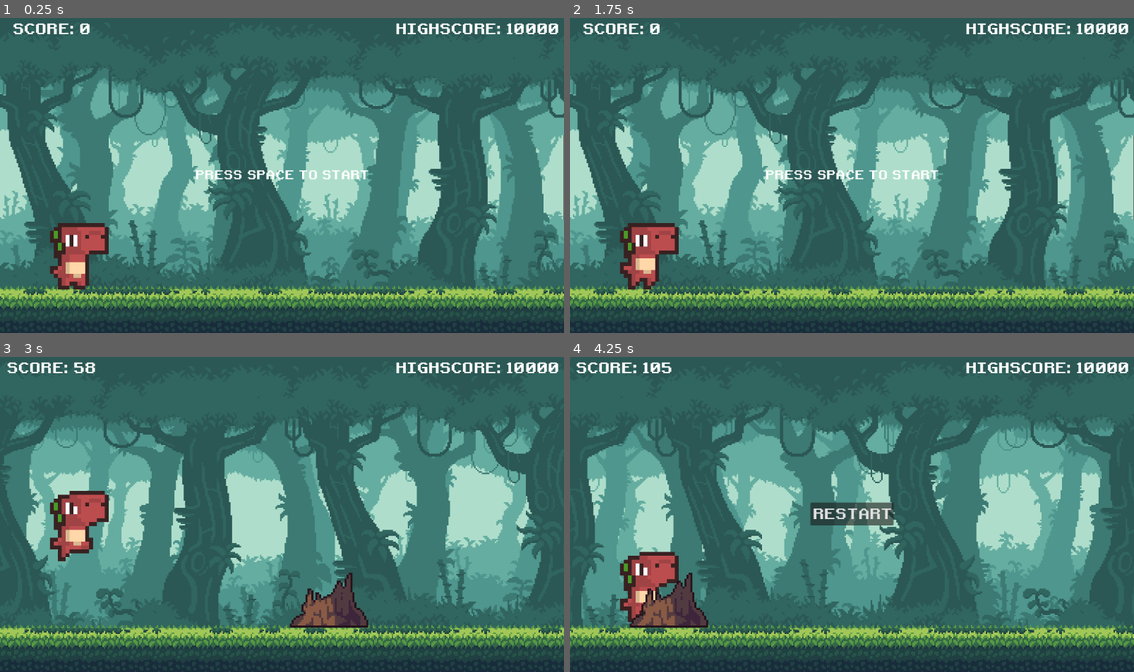
Above: before the commit, frames 1-4 (two rows, left to right).
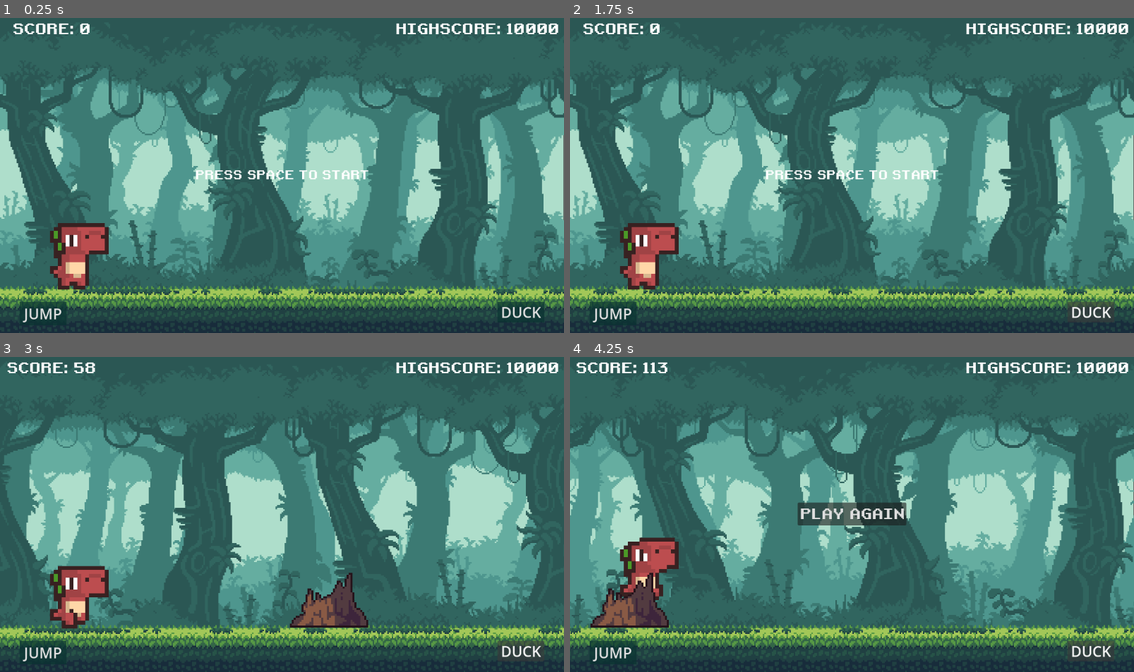
Above: after the commit, the same moments.

Repository: sandy-5000/DinoRun
Game: Godot game, scene res://scenes/main.tscn
Same seed, same stepped clock (60 frames per second), same inputs: the game is played once before the commit and once after it.
Inputs (mouse positions are in pixels of both pictures, inside the frame that each line leads up to):
- Up to frame 1 (0.25 s): no input
- Up to frame 2 (1.75 s): click (615, 314) at 0.5 s, where only the run after the commit has a clickable "JUMP"; click (1088, 310) at 1.25 s, where only the run after the commit has a clickable "DUCK"
- Up to frame 3 (3 s): tap Space at 2 s; hold Space 2.03-2.78 s; tap Enter (ui_accept) at 2.27, 2.3, 2.57, 2.85 s
- Up to frame 4 (4.25 s): tap Enter (ui_accept) at 3.02, 3.32, 3.8 s; tap Space at 3.05 s; hold Down (ui_down) from 3.53 s (still down); hold Space from 3.53 s (still down)

The runs differ from the first frame. In frame 1, 0.5% of the frame differs, in the area x 3-97%, y 90-97%; in frame 2, 0.8%; in frame 3, 3.7%; in frame 4, 44%, in the area x 0-100%, y 1-97%.

Commit message:
added button for touch screen

Diff:
--- /dev/null
+++ b/scenes/controls.tscn
@@ -0,0 +1,53 @@
+[gd_scene load_steps=7 format=3 uid="uid://cdwcm386bi31o"]
+
+[ext_resource type="Script" path="res://scripts/controls/jump.gd" id="1_7ll7s"]
+[ext_resource type="Script" path="res://scripts/controls/duck.gd" id="2_87jky"]
+
+[sub_resource type="StyleBoxFlat" id="StyleBoxFlat_vihg4"]
+bg_color = Color(0.0392157, 0.2, 0.196078, 0.717647)
+
+[sub_resource type="StyleBoxFlat" id="StyleBoxFlat_lngl0"]
+bg_color = Color(0.239559, 0.696103, 0.487755, 0.992157)
+
+[sub_resource type="StyleBoxFlat" id="StyleBoxFlat_15bkn"]
+bg_color = Color(0.0392157, 0.2, 0.196078, 0.717647)
+
+[sub_resource type="StyleBoxFlat" id="StyleBoxFlat_lp13b"]
+bg_color = Color(0.330864, 0.686345, 0.46017, 1)
+
+[node name="Controls" type="CanvasLayer"]
+
+[node name="Jump" type="Button" parent="."]
+anchors_preset = 2
+anchor_top = 1.0
+anchor_bottom = 1.0
+offset_left = 40.0
+offset_top = -64.0
+offset_right = 136.0
+offset_bottom = -16.0
+grow_vertical = 0
+focus_mode = 0
+theme_override_font_sizes/font_size = 30
+theme_override_styles/normal = SubResource("StyleBoxFlat_vihg4")
+theme_override_styles/pressed = SubResource("StyleBoxFlat_lngl0")
+text = "JUMP"
+script = ExtResource("1_7ll7s")
+
+[node name="Duck" type="Button" parent="."]
+anchors_preset = 3
+anchor_left = 1.0
+anchor_top = 1.0
+anchor_right = 1.0
+anchor_bottom = 1.0
+offset_left = -136.0
+offset_top = -64.0
+offset_right = -40.0
+offset_bottom = -22.0
+grow_horizontal = 0
+grow_vertical = 0
+focus_mode = 0
+theme_override_font_sizes/font_size = 30
+theme_override_styles/normal = SubResource("StyleBoxFlat_15bkn")
+theme_override_styles/pressed = SubResource("StyleBoxFlat_lp13b")
+text = "DUCK"
+script = ExtResource("2_87jky")
--- a/scenes/game_over.tscn
+++ b/scenes/game_over.tscn
@@ -24,4 +24,4 @@
 theme_override_fonts/font = ExtResource("1_emq6j")
 theme_override_font_sizes/font_size = 30
 theme_override_styles/hover = SubResource("StyleBoxFlat_juvha")
-text = "RESTART"
+text = "PLAY AGAIN"
--- a/scenes/main.tscn
+++ b/scenes/main.tscn
@@ -6,6 +6,7 @@
 [ext_resource type="PackedScene" uid="uid://bk5ngvrneqjk8" path="res://scenes/dino.tscn" id="3_0o7ky"]
 [ext_resource type="PackedScene" uid="uid://ymen33jcc1gb" path="res://scenes/hud.tscn" id="5_ruywy"]
 [ext_resource type="PackedScene" uid="uid://w2a53x0u4l1q" path="res://scenes/game_over.tscn" id="6_xemu7"]
+[ext_resource type="PackedScene" uid="uid://cdwcm386bi31o" path="res://scenes/controls.tscn" id="7_ma33y"]
 
 [node name="Main" type="Node"]
 script = ExtResource("1_olyja")
@@ -23,3 +24,5 @@
 [node name="HUD" parent="." instance=ExtResource("5_ruywy")]
 
 [node name="GameOver" parent="." instance=ExtResource("6_xemu7")]
+
+[node name="Controls" parent="." instance=ExtResource("7_ma33y")]
--- /dev/null
+++ b/scripts/controls/duck.gd
@@ -0,0 +1,20 @@
+extends Button
+
+var is_pressed: bool = false
+
+# Called when the node enters the scene tree for the first time.
+func _ready():
+	connect("button_down", button_down)
+	connect("button_up", button_up)
+	connect("mouse_exited", button_up)
+
+func button_down():
+	is_pressed = true
+
+func button_up():
+	is_pressed = false
+
+# Called every frame. 'delta' is the elapsed time since the previous frame.
+func _process(delta):
+	if is_pressed:
+		get_parent().get_parent().get_node("Dino").duck()
--- /dev/null
+++ b/scripts/controls/jump.gd
@@ -0,0 +1,20 @@
+extends Button
+
+var is_pressed: bool = false
+
+# Called when the node enters the scene tree for the first time.
+func _ready():
+	connect("button_down", button_down)
+	connect("button_up", button_up)
+	connect("mouse_exited", button_up)
+
+func button_down():
+	is_pressed = true
+
+func button_up():
+	is_pressed = false
+
+# Called every frame. 'delta' is the elapsed time since the previous frame.
+func _process(delta):
+	if is_pressed:
+		get_parent().get_parent().get_node("Dino").jump()
--- a/scripts/dino.gd
+++ b/scripts/dino.gd
@@ -3,18 +3,30 @@
 const GRAVITY = 4200
 const JUMP_SPEED = -1800.0
 
+func jump():
+	if not is_on_floor():
+		return
+	velocity.y = JUMP_SPEED
+	$JumpSound.play()
+
+func duck():
+	if not is_on_floor():
+		return
+	$DinoAnimation.play("duck")
+	$RunCol.disabled = true
+
 func _physics_process(delta):
 	velocity.y += GRAVITY * delta
+	if get_parent().get_node("Controls").get_node("Duck").is_pressed:
+		return
 	if is_on_floor():
 		$RunCol.disabled = false
 		if not get_parent().game_running:
 			$DinoAnimation.play("idle")
-		elif Input.is_action_pressed("ui_accept"):
-			velocity.y = JUMP_SPEED
-			$JumpSound.play()
-		elif Input.is_action_pressed("ui_down"):
-			$DinoAnimation.play("duck")
-			$RunCol.disabled = true
+		elif Input.is_key_pressed(KEY_SPACE):
+			jump()
+		elif Input.is_key_pressed(KEY_DOWN):
+			duck()
 		else:
 			$DinoAnimation.play("run")
 	else:
Not shown: 1 places in scenes/main.tscn that only renumber resources
